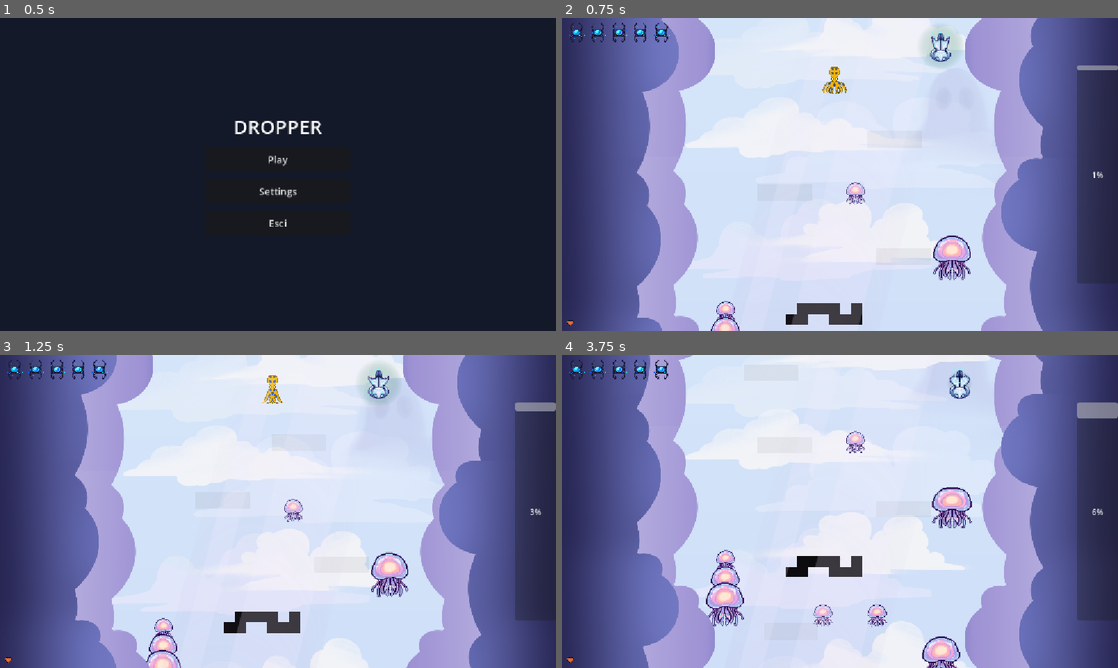
Above: before the commit, frames 1-4 (two rows, left to right).
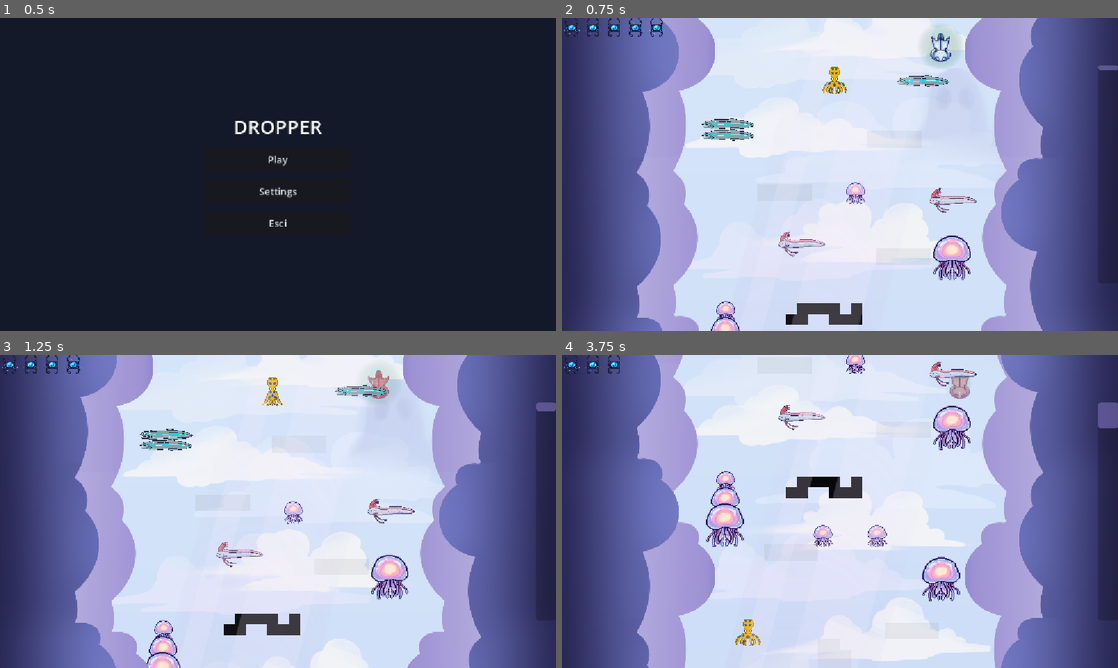
Above: after the commit, the same moments.

Repository: crissoll/Fail-Safe-Game-Jam
Game: Godot game, scene res://scenes/home_menu.tscn
Two runs of this game, one before a commit and one after it. Both use one fixed random seed, a clock stepped at 60 frames per second and the inputs below.
Inputs:
- Up to frame 1 (0.5 s): no input
- Up to frame 2 (0.75 s): click "Play" at 0.5 s
- Up to frame 3 (1.25 s): no input
- Up to frame 4 (3.75 s): tap Enter (reset_level) at 1.25 s; hold D (right) 1.28-2.03 s; tap Space (switch_dimension) every 0.75 s from 1.35 to 3.6 s; hold Up (slow_down) 2.03-2.78 s; hold D (right) from 2.78 s (still down)

Frame 1 is identical in both runs. In frame 2, 3.9% of the frame differs, in the area x 0-100%, y 0-99%; in frame 3, 6.4%; in frame 4, 27%, in the area x 0-100%, y 0-100%.

Commit message:
Black squid&starting from spirit (#50)
* ...

* other things

* oarfish and eel

Diff:
--- a/first-prototype----dropper-/resources/obstacles_tile_set.tres
+++ b/first-prototype----dropper-/resources/obstacles_tile_set.tres
@@ -6,6 +6,8 @@
 [ext_resource type="PackedScene" uid="uid://chrokuq207ra4" path="res://scenes/game-objects/obstacles/jellyfish - medium bounce.tscn" id="4_py4jg"]
 [ext_resource type="PackedScene" uid="uid://betqyvcv4q1el" path="res://scenes/game-objects/obstacles/jellyfish - strong bounce.tscn" id="5_gb0ts"]
 [ext_resource type="PackedScene" uid="uid://q3j3uok7b8di" path="res://scenes/game-objects/obstacles/squid.tscn" id="6_3v57c"]
+[ext_resource type="PackedScene" uid="uid://dpqd1v10nx5xa" path="res://scenes/game-objects/eel.tscn" id="7_c0ucp"]
+[ext_resource type="PackedScene" uid="uid://d0cxihylo5e2l" path="res://scenes/game-objects/oarfish.tscn" id="8_kp5kf"]
 
 [sub_resource type="TileSetScenesCollectionSource" id="TileSetScenesCollectionSource_m7iyv"]
 resource_name = "Spritual Obstacles"
@@ -25,8 +27,18 @@
 resource_name = "Squid"
 scenes/1/scene = ExtResource("6_3v57c")
 
+[sub_resource type="TileSetScenesCollectionSource" id="TileSetScenesCollectionSource_kp5kf"]
+resource_name = "Eel"
+scenes/1/scene = ExtResource("7_c0ucp")
+
+[sub_resource type="TileSetScenesCollectionSource" id="TileSetScenesCollectionSource_py4jg"]
+resource_name = "Oarfish"
+scenes/1/scene = ExtResource("8_kp5kf")
+
 [resource]
 sources/1 = SubResource("TileSetScenesCollectionSource_tn7vo")
 sources/0 = SubResource("TileSetScenesCollectionSource_m7iyv")
 sources/2 = SubResource("TileSetScenesCollectionSource_4tl2j")
 sources/3 = SubResource("TileSetScenesCollectionSource_7dsm5")
+sources/4 = SubResource("TileSetScenesCollectionSource_kp5kf")
+sources/5 = SubResource("TileSetScenesCollectionSource_py4jg")
--- a/first-prototype----dropper-/scenes/GUI/GUI.tscn
+++ b/first-prototype----dropper-/scenes/GUI/GUI.tscn
@@ -1,8 +1,5 @@
 [gd_scene format=3 uid="uid://cd76bet3itevc"]
 
-[ext_resource type="Texture2D" uid="uid://dt3ekvby87hhd" path="res://assets/UI/IconHeartEmpty.png" id="1_ugkik"]
-[ext_resource type="Texture2D" uid="uid://r7b7frvrxs76" path="res://assets/UI/IconHeart.png" id="2_idl4l"]
-[ext_resource type="Script" uid="uid://dppc3rmh5nj6i" path="res://scripts/UI/texture_progress_bar.gd" id="3_d7rg1"]
 [ext_resource type="Script" uid="uid://k7lo6lr4kpir" path="res://scripts/UI/v_box_container.gd" id="4_d7rg1"]
 [ext_resource type="Script" uid="uid://cjppdlkwkvcfa" path="res://scripts/UI/depth_progress_bar.gd" id="4_idl4l"]
 
@@ -29,14 +26,11 @@
 theme_override_constants/margin_right = 10
 theme_override_constants/margin_bottom = 10
 
-[node name="TextureProgressBar" type="TextureProgressBar" parent="CanvasLayer/MarginContainer" unique_id=1546115860]
+[node name="VBoxContainer" type="HBoxContainer" parent="CanvasLayer/MarginContainer" unique_id=1637782319]
 layout_mode = 2
 size_flags_horizontal = 0
-size_flags_vertical = 8
-fill_mode = 5
-texture_under = ExtResource("1_ugkik")
-texture_progress = ExtResource("2_idl4l")
-script = ExtResource("3_d7rg1")
+size_flags_vertical = 0
+script = ExtResource("4_d7rg1")
 
 [node name="VBoxContainer" type="HBoxContainer" parent="CanvasLayer/MarginContainer" unique_id=1637782319]
 layout_mode = 2
@@ -45,15 +39,17 @@
 script = ExtResource("4_d7rg1")
 
 [node name="ProgressBar" type="ProgressBar" parent="CanvasLayer" unique_id=1233312224]
+modulate = Color(0.6914329, 0.6154077, 1, 1)
 anchors_preset = 6
 anchor_left = 1.0
 anchor_top = 0.5
 anchor_right = 1.0
 anchor_bottom = 0.5
-offset_left = -85.0
+offset_left = -41.0
 offset_top = -226.0
 offset_bottom = 226.0
 grow_horizontal = 0
 grow_vertical = 2
 fill_mode = 2
+show_percentage = false
 script = ExtResource("4_idl4l")
--- /dev/null
+++ b/first-prototype----dropper-/scenes/game-objects/eel.tscn
@@ -0,0 +1,28 @@
+[gd_scene format=3 uid="uid://dpqd1v10nx5xa"]
+
+[ext_resource type="Texture2D" uid="uid://dnj3flhwagkji" path="res://assets/Obstacles/eel_black.png" id="1_2i5jr"]
+[ext_resource type="Script" uid="uid://bceiwjvrb467o" path="res://scripts/classes/eel.gd" id="1_iksw8"]
+[ext_resource type="Texture2D" uid="uid://cktge8g33kj0" path="res://assets/Obstacles/eel_white.png" id="2_iksw8"]
+
+[sub_resource type="CapsuleShape2D" id="CapsuleShape2D_usvy1"]
+radius = 13.66
+height = 106.0
+
+[node name="Eel" type="Area2D" unique_id=1806482109]
+scale = Vector2(0.74, 0.74)
+collision_layer = 0
+collision_mask = 24
+script = ExtResource("1_iksw8")
+
+[node name="black" type="Sprite2D" parent="." unique_id=766288215]
+texture_filter = 1
+texture = ExtResource("1_2i5jr")
+
+[node name="white" type="Sprite2D" parent="." unique_id=584549493]
+texture_filter = 1
+texture = ExtResource("2_iksw8")
+
+[node name="CollisionShape2D" type="CollisionShape2D" parent="." unique_id=1864526991]
+position = Vector2(5, 0)
+rotation = 1.5707964
+shape = SubResource("CapsuleShape2D_usvy1")
--- /dev/null
+++ b/first-prototype----dropper-/scenes/game-objects/oarfish.tscn
@@ -0,0 +1,30 @@
+[gd_scene format=3 uid="uid://d0cxihylo5e2l"]
+
+[ext_resource type="Script" uid="uid://dgc71w7oniuku" path="res://scripts/classes/oarfish.gd" id="1_yddcc"]
+[ext_resource type="Texture2D" uid="uid://cr04b6a0tqj10" path="res://assets/Obstacles/oarfish (1).png" id="2_qss88"]
+
+[sub_resource type="CapsuleShape2D" id="CapsuleShape2D_usvy1"]
+radius = 14.0
+height = 108.0
+
+[sub_resource type="CapsuleShape2D" id="CapsuleShape2D_nmvmi"]
+height = 57.738953
+
+[node name="Oarfish" type="Area2D" unique_id=1292596826]
+scale = Vector2(0.665, 0.665)
+collision_layer = 0
+collision_mask = 24
+script = ExtResource("1_yddcc")
+
+[node name="Sprite2D" type="Sprite2D" parent="." unique_id=381968312]
+position = Vector2(57, 1)
+texture = ExtResource("2_qss88")
+
+[node name="CollisionShape2D" type="CollisionShape2D" parent="." unique_id=1805032769]
+rotation = 1.5707964
+shape = SubResource("CapsuleShape2D_usvy1")
+
+[node name="CollisionShape2D2" type="CollisionShape2D" parent="." unique_id=423999804]
+position = Vector2(-32, 1.9999995)
+rotation = -0.10154538
+shape = SubResource("CapsuleShape2D_nmvmi")
--- a/first-prototype----dropper-/scenes/levels/basic_level.tscn
+++ b/first-prototype----dropper-/scenes/levels/basic_level.tscn
@@ -12,7 +12,7 @@
 height = 2500.0
 
 [node name="Obstacles" type="TileMapLayer" parent="EmptyLevel" unique_id=1679749912]
-tile_map_data = PackedByteArray("AAABAA8AAgAAAAAAAQD+/x8AAgA …(1679 unchanged characters)… AAAAAAAQADAGIAAAAAAAAAAQADAGEAAAAAAAAAAQA=")
+tile_map_data = PackedByteArray("AAABAA8AAgAAAAAAAQD+/x8AAgA …(1679 unchanged characters)… AAAAAAAQADAGIAAAAAAAAAAQADAGEAAAAAAAAAAQD1/wkABAAAAAAAAQD1/woABAAAAAAAAQAHAAUABAAAAAAAAQD8/xQABQAAAAAAAQAKABAABQAAAAAAAQAEAIoABQAAAAAAAQD2/4EABQAAAAAAAQAKAJQABQAAAAAAAQA=")
 tile_set = ExtResource("5_m7iyv")
 
 [node name="obstacles" type="Node2D" parent="EmptyLevel" unique_id=1516684180]
@@ -72,13 +72,13 @@
 
 [connection signal="body_entered" from="EmptyLevel/Obstacles/Jellyfish" to="EmptyLevel/Obstacles/Jellyfish" method="_on_body_entered"]
 [connection signal="body_shape_entered" from="EmptyLevel/Obstacles/Jellyfish" to="EmptyLevel/Obstacles/Jellyfish" method="_on_body_shape_entered"]
-[connection signal="body_entered" from="EmptyLevel/Obstacles/@Area2D@28116" to="EmptyLevel/Obstacles/@Area2D@28116" method="_on_body_entered"]
-[connection signal="body_shape_entered" from="EmptyLevel/Obstacles/@Area2D@28116" to="EmptyLevel/Obstacles/@Area2D@28116" method="_on_body_shape_entered"]
-[connection signal="body_entered" from="EmptyLevel/Obstacles/@Area2D@28182" to="EmptyLevel/Obstacles/@Area2D@28182" method="_on_body_entered"]
-[connection signal="body_shape_entered" from="EmptyLevel/Obstacles/@Area2D@28182" to="EmptyLevel/Obstacles/@Area2D@28182" method="_on_body_shape_entered"]
-[connection signal="body_entered" from="EmptyLevel/Obstacles/@Area2D@28183" to="EmptyLevel/Obstacles/@Area2D@28183" method="_on_body_entered"]
-[connection signal="body_shape_entered" from="EmptyLevel/Obstacles/@Area2D@28183" to="EmptyLevel/Obstacles/@Area2D@28183" method="_on_body_shape_entered"]
+[connection signal="body_entered" from="EmptyLevel/Obstacles/@Area2D@201608" to="EmptyLevel/Obstacles/@Area2D@201608" method="_on_body_entered"]
+[connection signal="body_shape_entered" from="EmptyLevel/Obstacles/@Area2D@201608" to="EmptyLevel/Obstacles/@Area2D@201608" method="_on_body_shape_entered"]
+[connection signal="body_entered" from="EmptyLevel/Obstacles/@Area2D@201674" to="EmptyLevel/Obstacles/@Area2D@201674" method="_on_body_entered"]
+[connection signal="body_shape_entered" from="EmptyLevel/Obstacles/@Area2D@201674" to="EmptyLevel/Obstacles/@Area2D@201674" method="_on_body_shape_entered"]
+[connection signal="body_entered" from="EmptyLevel/Obstacles/@Area2D@201675" to="EmptyLevel/Obstacles/@Area2D@201675" method="_on_body_entered"]
+[connection signal="body_shape_entered" from="EmptyLevel/Obstacles/@Area2D@201675" to="EmptyLevel/Obstacles/@Area2D@201675" method="_on_body_shape_entered"]
 [connection signal="body_entered" from="EmptyLevel/Obstacles/Squid" to="EmptyLevel/Obstacles/Squid" method="_on_body_entered"]
-[connection signal="body_entered" from="EmptyLevel/Obstacles/@Area2D@28187" to="EmptyLevel/Obstacles/@Area2D@28187" method="_on_body_entered"]
-[connection signal="body_entered" from="EmptyLevel/Obstacles/@Area2D@28188" to="EmptyLevel/Obstacles/@Area2D@28188" method="_on_body_entered"]
-[connection signal="body_entered" from="EmptyLevel/Obstacles/@Area2D@28189" to="EmptyLevel/Obstacles/@Area2D@28189" method="_on_body_entered"]
+[connection signal="body_entered" from="EmptyLevel/Obstacles/@Area2D@201679" to="EmptyLevel/Obstacles/@Area2D@201679" method="_on_body_entered"]
+[connection signal="body_entered" from="EmptyLevel/Obstacles/@Area2D@201680" to="EmptyLevel/Obstacles/@Area2D@201680" method="_on_body_entered"]
+[connection signal="body_entered" from="EmptyLevel/Obstacles/@Area2D@201681" to="EmptyLevel/Obstacles/@Area2D@201681" method="_on_body_entered"]
--- a/first-prototype----dropper-/scenes/main.tscn
+++ b/first-prototype----dropper-/scenes/main.tscn
@@ -7,15 +7,11 @@
 [ext_resource type="PackedScene" uid="uid://f80vs5rbluqx" path="res://scenes/levels/basic_level.tscn" id="4_jyhfs"]
 [ext_resource type="PackedScene" uid="uid://cd76bet3itevc" path="res://scenes/GUI/GUI.tscn" id="5_tbgi4"]
 
-[sub_resource type="LabelSettings" id="LabelSettings_4tl2j"]
-font_size = 32
-
 [node name="Main" type="Node2D" unique_id=1478944514]
 
-[node name="player" parent="." unique_id=440862904 node_paths=PackedStringArray("health_label") instance=ExtResource("2_tipki")]
+[node name="player" parent="." unique_id=440862904 instance=ExtResource("2_tipki")]
 position = Vector2(149, 33)
 camera_change_speed = 600.0
-health_label = NodePath("../CanvasLayer/HealthLabel")
 
 [node name="Level" parent="." unique_id=350627010 instance=ExtResource("4_jyhfs")]
 
@@ -39,9 +35,4 @@
 [node name="CanvasLayer" parent="." unique_id=1674361281 instance=ExtResource("3_85g3d")]
 layer = 1000
 
-[node name="HealthLabel" type="Label" parent="CanvasLayer" unique_id=1243938716]
-offset_right = 40.0
-offset_bottom = 23.0
-label_settings = SubResource("LabelSettings_4tl2j")
-
 [node name="Gui" parent="." unique_id=706741470 instance=ExtResource("5_tbgi4")]
--- /dev/null
+++ b/first-prototype----dropper-/scripts/classes/eel.gd
@@ -0,0 +1,29 @@
+extends Obstacle
+class_name Eel
+
+
+@onready var black: Sprite2D = $black
+@onready var white: Sprite2D = $white
+
+func _ready() -> void:
+	add_to_group("Jellyfish")
+	SignalManager.ascension_signal.connect(set_animation)
+
+
+var hittable := true
+
+func _on_body_entered(player: Player) -> void:
+	visible = false
+	hittable = false
+
+func reset():
+	visible = true
+	hittable = true
+
+func set_animation(ascension : bool):
+	if !ascension:
+		white.show()
+		black.hide()
+	else:
+		white.hide()
+		black.show()
--- /dev/null
+++ b/first-prototype----dropper-/scripts/classes/oarfish.gd
@@ -0,0 +1,17 @@
+extends Obstacle
+class_name Oarfish
+
+func _ready() -> void:
+	add_to_group("Jellyfish")
+
+var hittable := true
+
+func _on_body_entered(player: Player) -> void:
+	if(hittable):
+		SignalManager.squid_hit.emit()
+	visible = false
+	hittable = false
+
+func reset():
+	visible = true
+	hittable = true
--- a/first-prototype----dropper-/scripts/classes/player/player.gd
+++ b/first-prototype----dropper-/scripts/classes/player/player.gd
@@ -14,8 +14,6 @@
 @export var min_y_speed := 200.0
 @export var g := 200.0
 @export var camera_change_speed := 1000.0
-
-@export var health_label: Label
 
 @export_group("Components")
 @export var stamina_comp: StaminaComponent
@@ -39,12 +37,6 @@
 	GameManager.set_ascension(false)
 	reversed_camera_pos = camera.position
 	reversed_camera_pos.y *= -1
-
-	health_comp.health_changed.connect(
-		func(health: int): health_label.text = str(health)
-	)
-
-
 	health_comp.die.connect(reset)
 
 
Binary file added: first-prototype----dropper-/assets/Obstacles/eel_black.png
Not shown, added: first-prototype----dropper-/assets/Obstacles/eel_black.png.import
Binary file added: first-prototype----dropper-/assets/Obstacles/eel_white.png
Not shown, added: first-prototype----dropper-/assets/Obstacles/eel_white.png.import
Binary file added: first-prototype----dropper-/assets/Obstacles/oarfish (1).png
Not shown, added: first-prototype----dropper-/assets/Obstacles/oarfish (1).png.import
Not shown, added: first-prototype----dropper-/scripts/classes/eel.gd.uid
Not shown, added: first-prototype----dropper-/scripts/classes/oarfish.gd.uid
